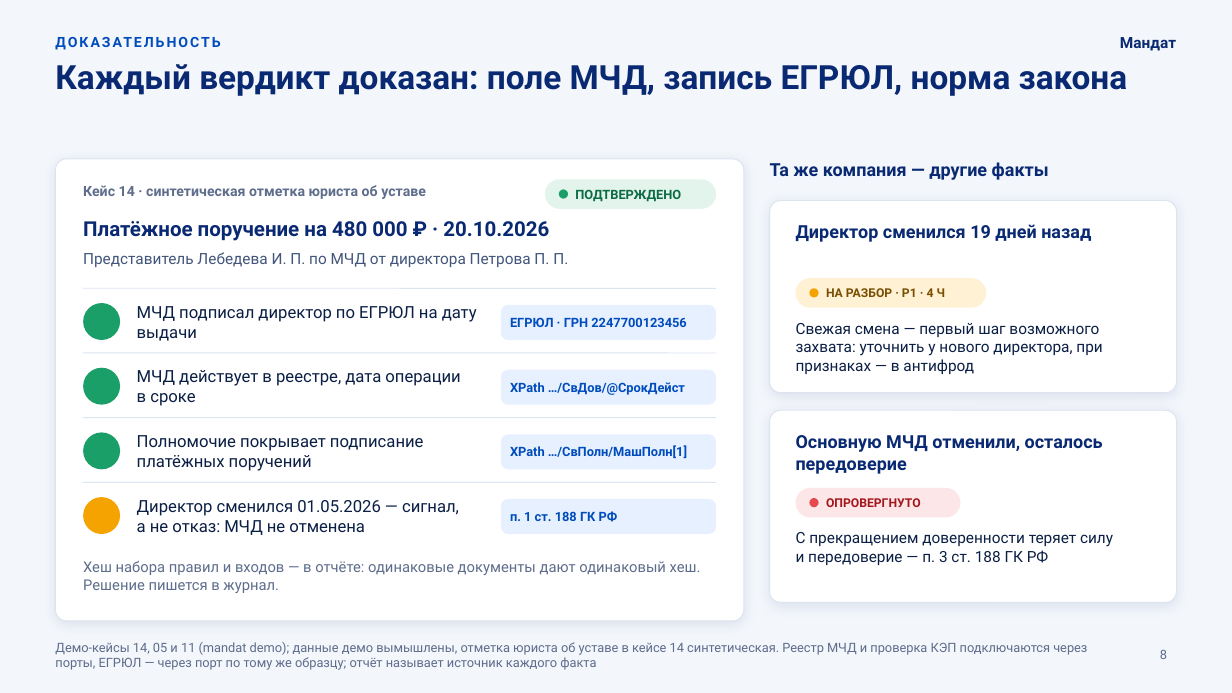
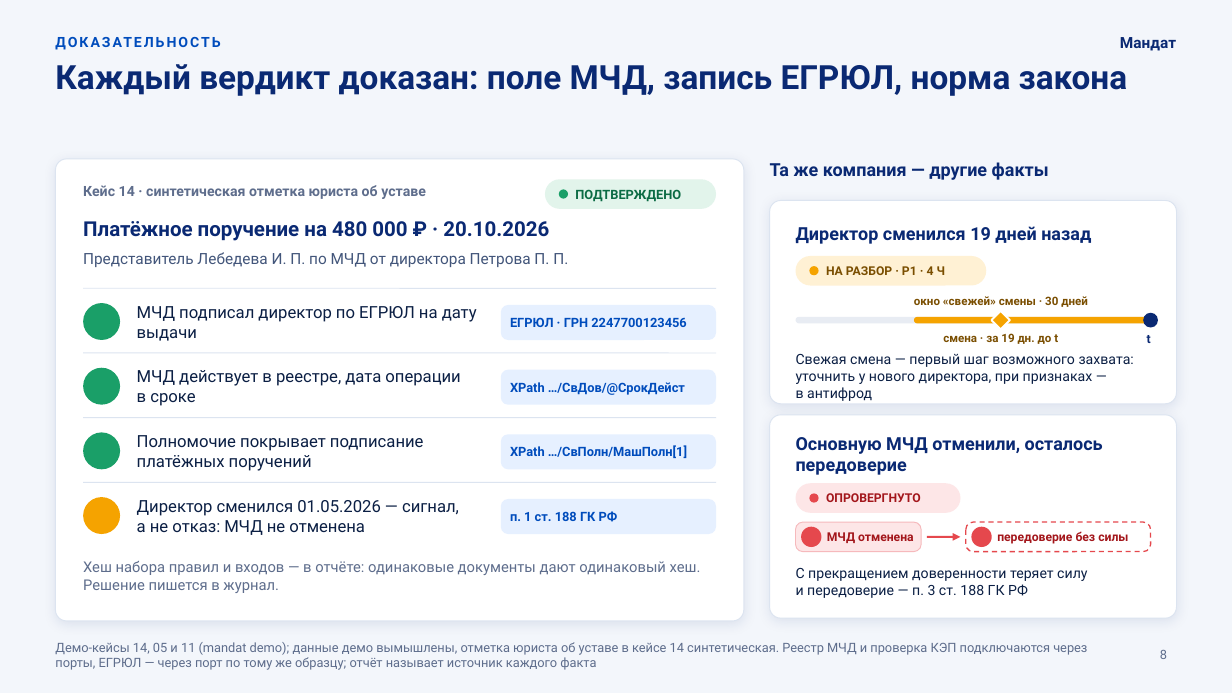
Before and after one commit to KonkovDV/Mandat, a slide deck: slide 8 of submission/slides/Mandat_VTB.pptx. Drawn at 1232x693 pixels with LibreOffice and Linux fonts; fonts in the diff are those of the drawing; background and template pictures are left out. Boxes give left, top, right and bottom in pixels: in the first picture for what was removed or moved away, otherwise in the second. Text is boxed around its words. In the diff, an @@ line names an element or a change of style, - is before the commit and + after.

```diff
--- a/submission/slides/Mandat_VTB.pptx
+++ b/submission/slides/Mandat_VTB.pptx
@@ rounded rectangle resized from (x1=770, y1=201, x2=1177, y2=393) to (x1=770, y1=201, x2=1177, y2=404) @@
@@ rounded rectangle at (x1=770, y1=201, x2=1177, y2=404): proportions changed @@
@@ text "Директор сменился 19 дней назад" at (x1=796, y1=226, x2=1091, y2=244): vertical alignment top to middle @@
@@ 1 text, 1 rounded rectangle, 1 ellipse moved together from (x1=796, y1=278, x2=986, y2=308) to (x1=796, y1=256, x2=986, y2=286) @@
@@ text added at (x1=914, y1=296, x2=1088, y2=307), 9 pt, text #7A4E00, bold @@
+окно «свежей» смены · 30 дней
@@ rounded rectangle added at (x1=796, y1=317, x2=1151, y2=323), fill #E8ECF3 @@
@@ rounded rectangle added at (x1=914, y1=317, x2=1151, y2=323), fill #F5A300 @@
@@ diamond added at (x1=992, y1=311, x2=1010, y2=330), fill #F5A300, outline #FFFFFF 1.5 pt @@
@@ ellipse added at (x1=1143, y1=312, x2=1158, y2=327), fill #0A2973 @@
@@ text "Свежая смена — первый шаг ..." moved from (x1=796, y1=323, x2=1102, y2=374) to (x1=796, y1=354, x2=1134, y2=401) @@
@@ text "Свежая смена — первый шаг ..." at (x1=796, y1=354, x2=1134, y2=401): size 12 to 11 pt @@
@@ text added at (x1=943, y1=333, x2=1058, y2=344), 9 pt, text #7A4E00, bold @@
+смена · за 19 дн. до t
@@ text added at (x1=1147, y1=335, x2=1151, y2=343), 9.5 pt, text #0A2973, bold @@
+t
@@ rounded rectangle at (x1=770, y1=415, x2=1177, y2=618): proportions changed @@
@@ rounded rectangle resized from (x1=770, y1=410, x2=1177, y2=603) to (x1=770, y1=415, x2=1177, y2=618) @@
@@ text "Основную МЧД отменили, осталось передоверие" at (x1=796, y1=437, x2=1103, y2=475): vertical alignment top to middle @@
@@ 1 text, 1 rounded rectangle, 1 ellipse moved together from (x1=796, y1=488, x2=961, y2=518) to (x1=796, y1=483, x2=961, y2=513) @@
@@ rounded rectangle added at (x1=796, y1=522, x2=921, y2=552), fill #FDE6E7, outline #F6B9BC 0.75 pt @@
@@ ellipse added at (x1=801, y1=527, x2=822, y2=547), fill #E5484D @@
@@ text added at (x1=827, y1=532, x2=914, y2=543), 9.5 pt, text #A3161B, bold @@
+МЧД отменена
@@ arrow added from (927, 537) to (960, 537), #E5484D 1.5 pt @@
@@ rounded rectangle added at (x1=966, y1=522, x2=1151, y2=552), fill #FFFFFF, outline #E5484D 1 pt dashed @@
@@ ellipse added at (x1=971, y1=527, x2=992, y2=547), fill #E5484D @@
@@ text added at (x1=997, y1=531, x2=1128, y2=544), 9.5 pt, text #A3161B, bold @@
+передоверие без силы
@@ text "С прекращением доверенности теряет силу ..." at (x1=796, y1=568, x2=1087, y2=598): size 12 to 11 pt @@
@@ text "С прекращением доверенности теряет силу ..." moved from (x1=796, y1=532, x2=1113, y2=565) to (x1=796, y1=568, x2=1087, y2=598) @@
```
Also in this commit, not shown: 4 other slides changed, 2 other files.
